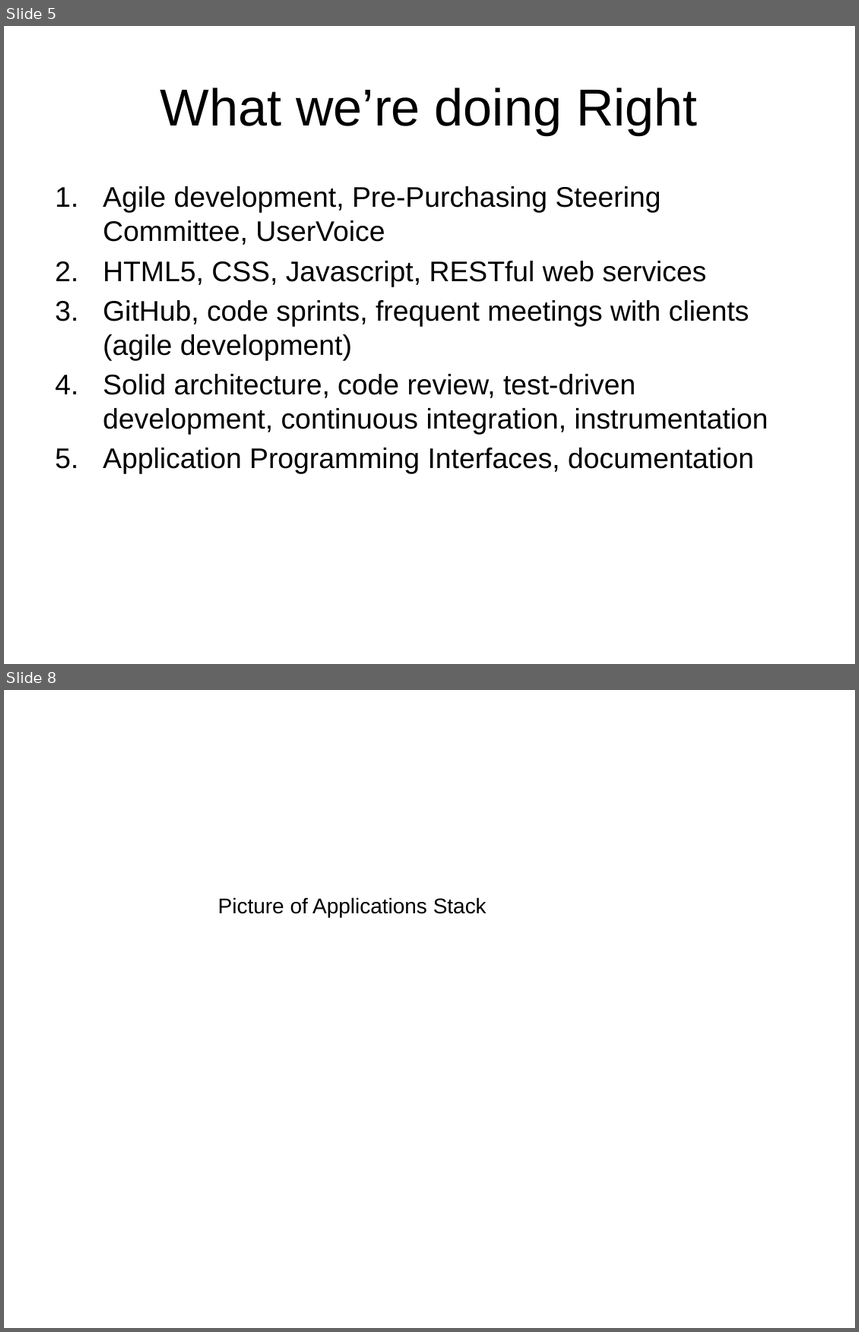
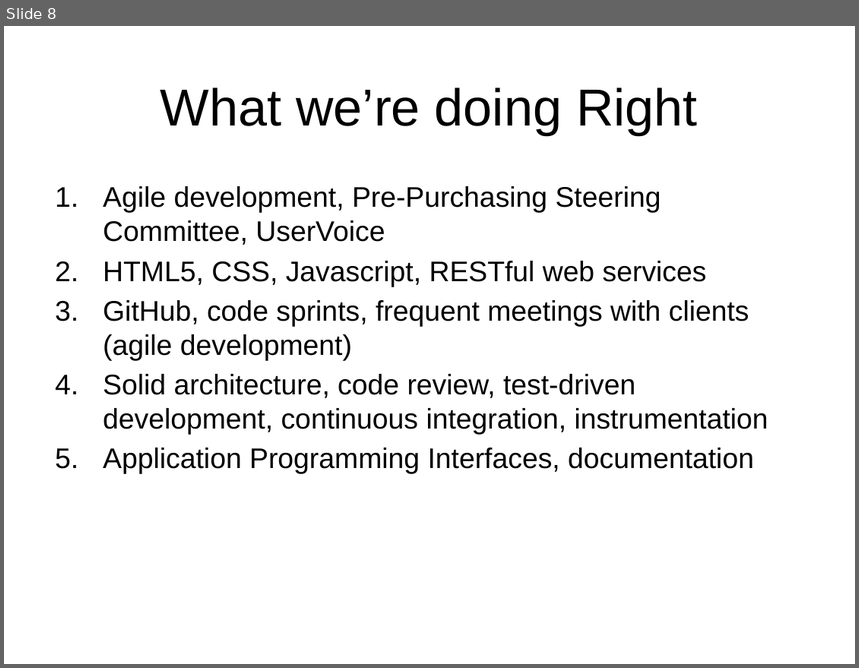
Before and after one commit to acgetchell/Presentations, a slide deck: OnlinePrePurchasing.pptx. Shown one above the other, each under a label of ours: slides 5 and 8 before the commit, slide 8 after it; the slides between them are not shown. The pictures are 859x1332 and 859x668 pixels, drawn with LibreOffice and Linux fonts; fonts in the diff are those of the drawing; background and template pictures are left out. Boxes give left, top, right and bottom in pixels: in the first picture for what was removed or moved away, otherwise in the second. Text is boxed around its words. In the diff, an @@ line names an element or a change of style, - is before the commit and + after.

```diff
--- a/OnlinePrePurchasing.pptx
+++ b/OnlinePrePurchasing.pptx
@@ slide 8 removed at [4, 690, 855, 1328], background picture (left out) @@
@@ text removed at [218, 897, 487, 917] @@
-Picture of Applications Stack
@@ what was slide 5 is now slide 8 @@
```
Also in this commit, not shown: 3 slides changed, 3 slides added, 5 other slides removed, 1 other file.
